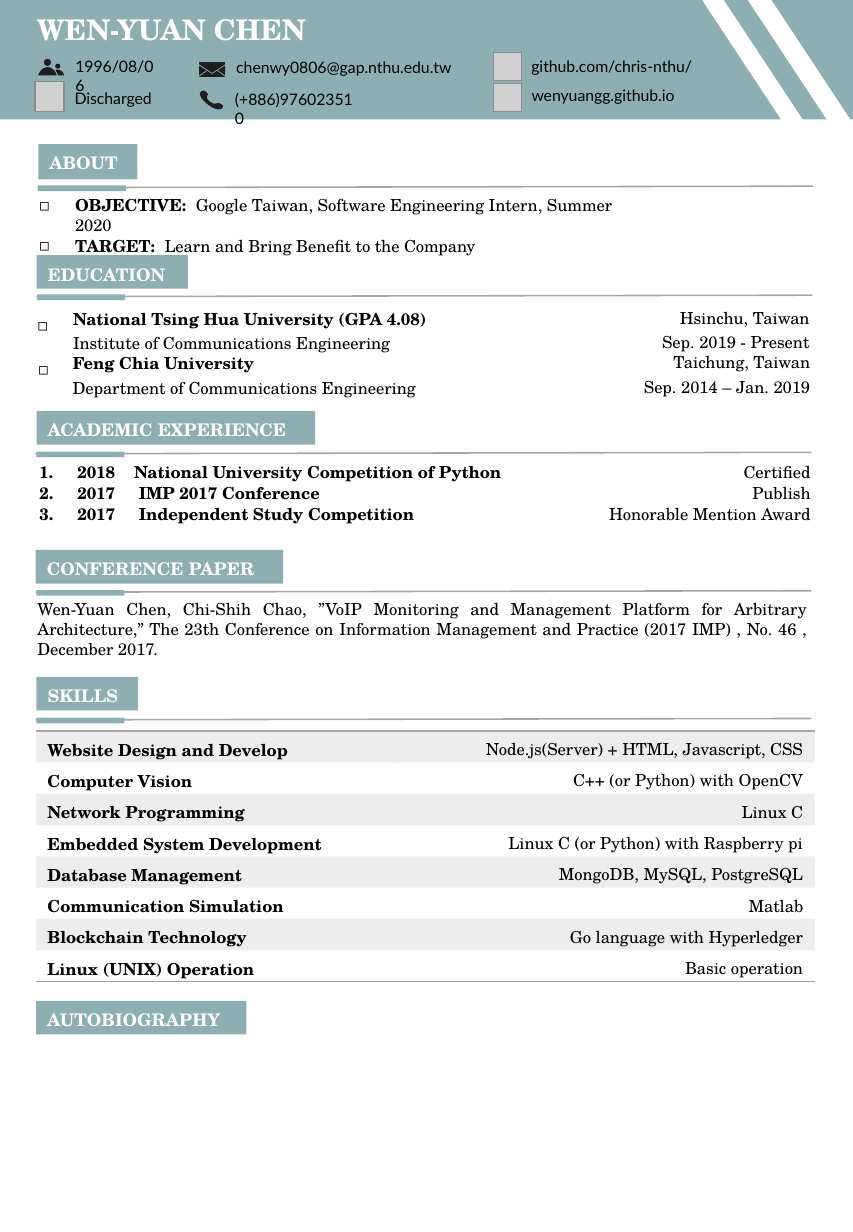
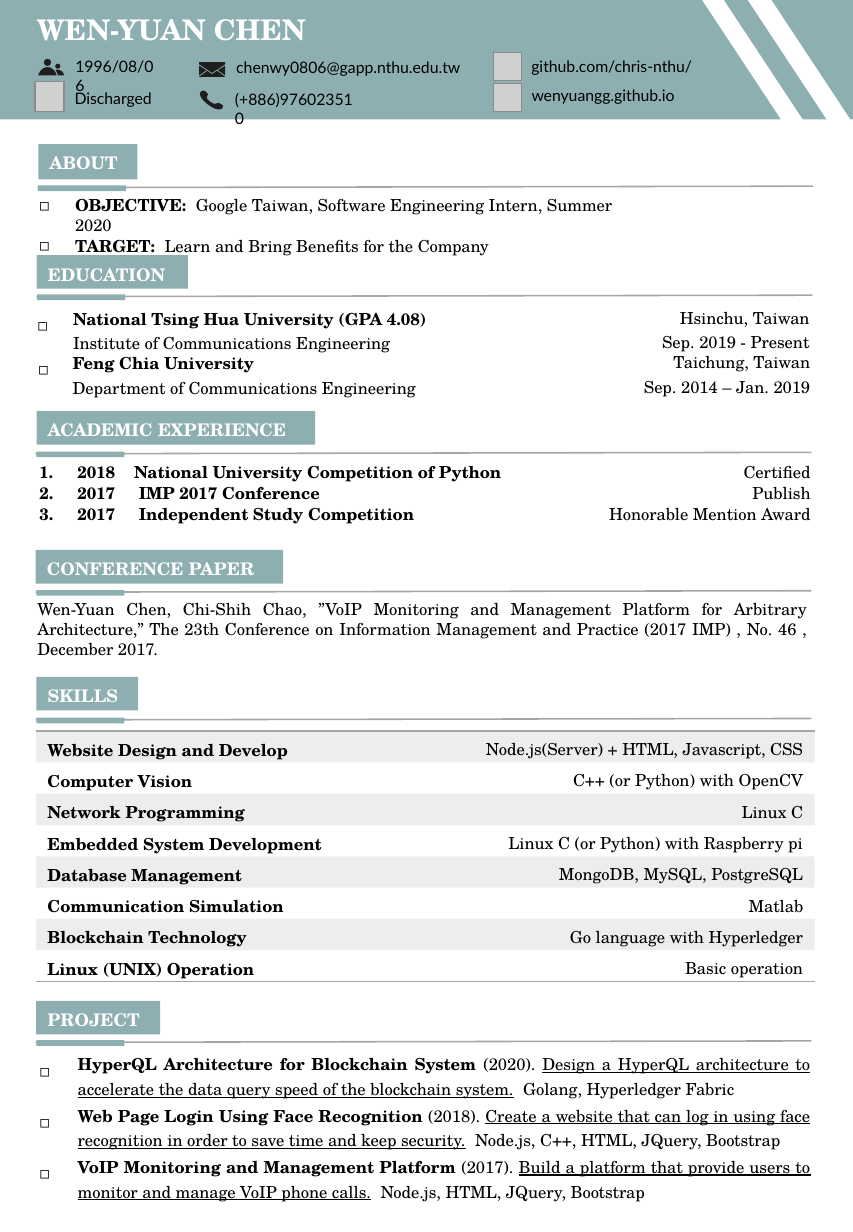
Before and after one commit to chris-nthu/nodejs-pwa, a slide deck: slide 1 of File/Resume_v3(ENG).pptx. Drawn at 853x1232 pixels with LibreOffice and Linux fonts; fonts in the diff are those of the drawing; grey boxes stand for pictures. Boxes give left, top, right and bottom in pixels: in the first picture for what was removed or moved away, otherwise in the second. Text is boxed around its words. In the diff, an @@ line names an element or a change of style, - is before the commit and + after.

```diff
--- a/File/Resume_v3(ENG).pptx
+++ b/File/Resume_v3(ENG).pptx
@@ text at (x1=236, y1=61, x2=460, y2=76): text changed @@
-chenwy0806@gap.nthu.edu.tw
+chenwy0806@gapp.nthu.edu.tw
@@ text at (x1=75, y1=239, x2=489, y2=259): text changed @@
-◻ TARGET: Learn and Bring Benefit to the Company
+◻ TARGET: Learn and Bring Benefits for the Company
@@ rectangle "PROJECTS" resized from (x1=36, y1=1001, x2=247, y2=1034) to (x1=36, y1=1001, x2=160, y2=1034) @@
@@ text in rectangle at (x1=47, y1=1013, x2=220, y2=1026): text changed @@
-AUTOBIOGRAPHY
+PROJECTS
@@ table added at (x1=28, y1=1046, x2=821, y2=1206), 3 rows, 2 columns @@
+ | HyperQL Architecture for Blockchain System (2020). Design a HyperQL architecture to accelerate the data query speed of the blockchain system. Golang, Hyperledger Fabric
+ | Web Page Login Using Face Recognition (2018). Create a website that can log in using face recognition in order to save time and keep security. Node.js, C++, HTML, JQuery, Bootstrap
+ | VoIP Monitoring and Management Platform (2017). Build a platform that provide users to monitor and manage VoIP phone calls. Node.js, HTML, JQuery, Bootstrap
@@ line added from (35, 1043) to (811, 1041), #A6A6A6 1 pt @@
@@ rectangle added at (x1=36, y1=1041, x2=124, y2=1046), fill #8DAFB1 @@
```
Also in this commit, not shown: 3 other files.
